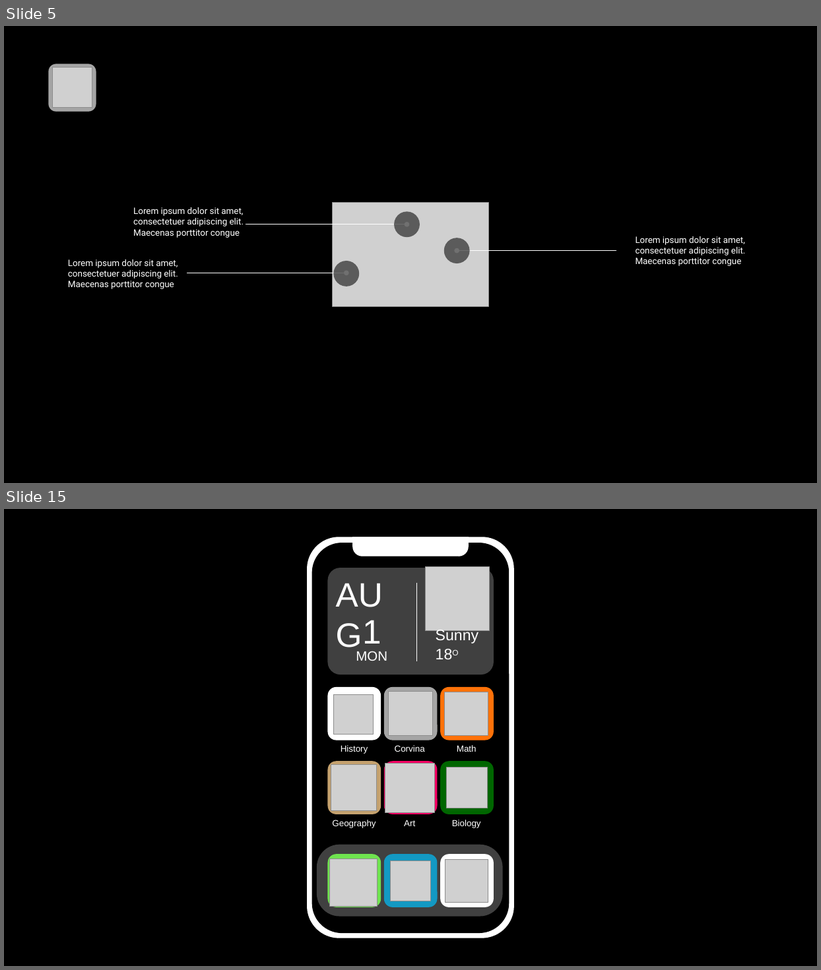
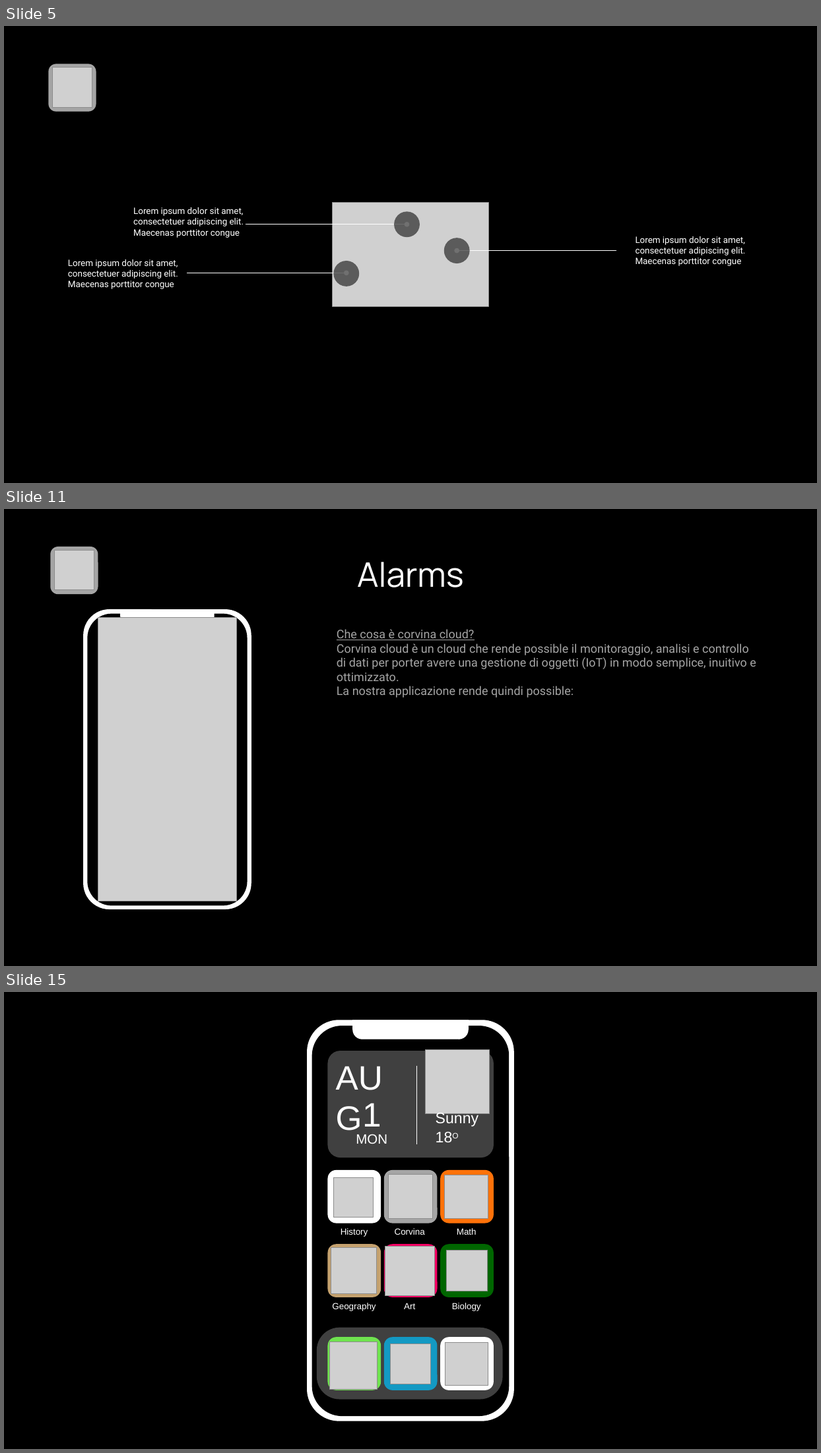
Before and after one commit to Corvina-project/CorvinaProject, a slide deck: presentazione.pptx. Shown one above the other, each under a label of ours: slides 5 and 15 before the commit, slides 5, 11 and 15 after it; the slides between them are not shown. The pictures are 821x970 and 821x1453 pixels, drawn with LibreOffice and Linux fonts; fonts in the diff are those of the drawing; grey boxes stand for pictures; background and template pictures are left out. Boxes give left, top, right and bottom in pixels: in the first picture for what was removed or moved away, otherwise in the second. Text is boxed around its words. In the diff, an @@ line names an element or a change of style, - is before the commit and + after.

```diff
--- a/presentazione.pptx
+++ b/presentazione.pptx
@@ slide 11 added at <box>4,509,817,966</box>, background #000000 @@
@@ rounded rectangle added at <box>50,547,98,594</box>, fill #A5A5A5 @@
@@ picture added at <box>55,551,94,590</box> @@
@@ text added at <box>357,562,464,588</box>, 40 pt, text #FFFFFF @@
+Alarms
@@ rounded rectangle added at <box>83,609,252,910</box>, fill #FFFFFF @@
@@ rounded rectangle added at <box>88,614,248,906</box>, fill #000000 @@
@@ picture added at <box>98,618,236,901</box> @@
@@ round same rect added at <box>121,609,215,625</box>, fill #FFFFFF @@
@@ text added at <box>337,629,756,695</box>, 14 pt, text #A5A5A5 @@
+Che cosa è corvina cloud?
+Corvina cloud è un cloud che rende possible il monitoraggio, analisi e controllo di dati per porter avere una gestione di oggetti (IoT) in modo semplice, inuitivo e ottimizzato.
+La nostra applicazione rende quindi possible:
```
Also in this commit, not shown: 8 other slides added, 9 slides removed.
